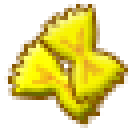
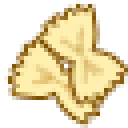
Layered file, before and after one edit (128 x 128). Changes by layer:
"Слой 6 (копия) 2": opacity 100% → 47% over [60, 24, 104, 84]
painted on "Фигура 7 (копия) 2" over [40, 4, 128, 104]
"Слой 6 (копия)": opacity 100% → 53% over [32, 64, 84, 100]
painted on "Фигура 7 (копия)" over [8, 40, 108, 124]
